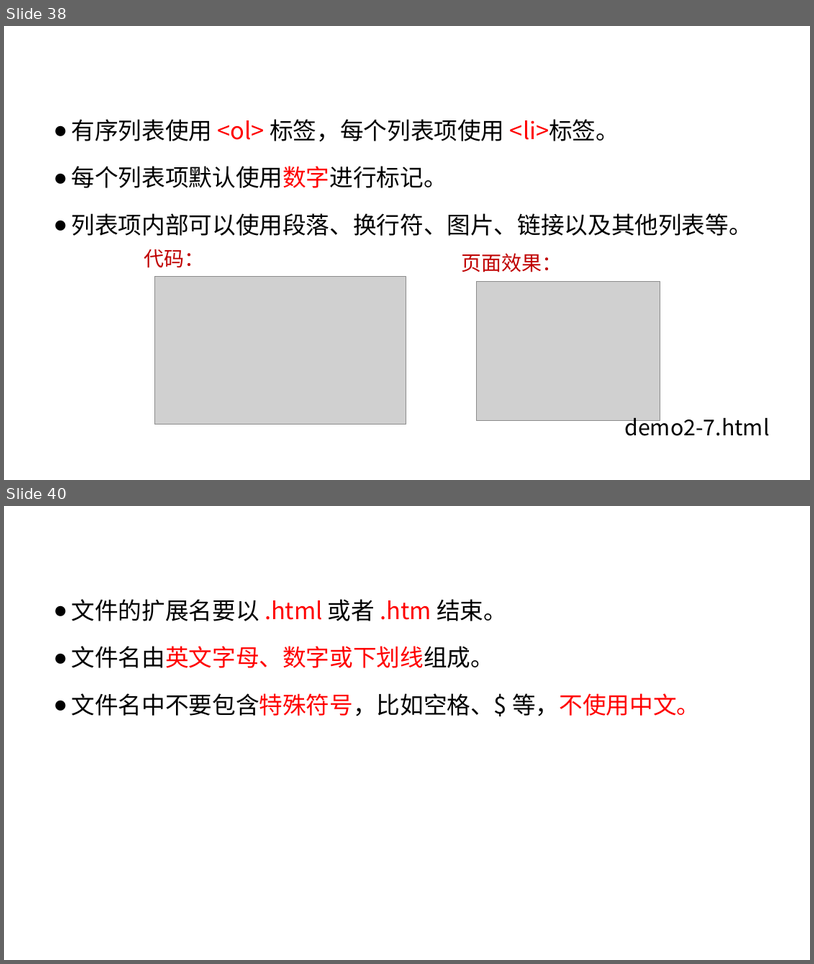
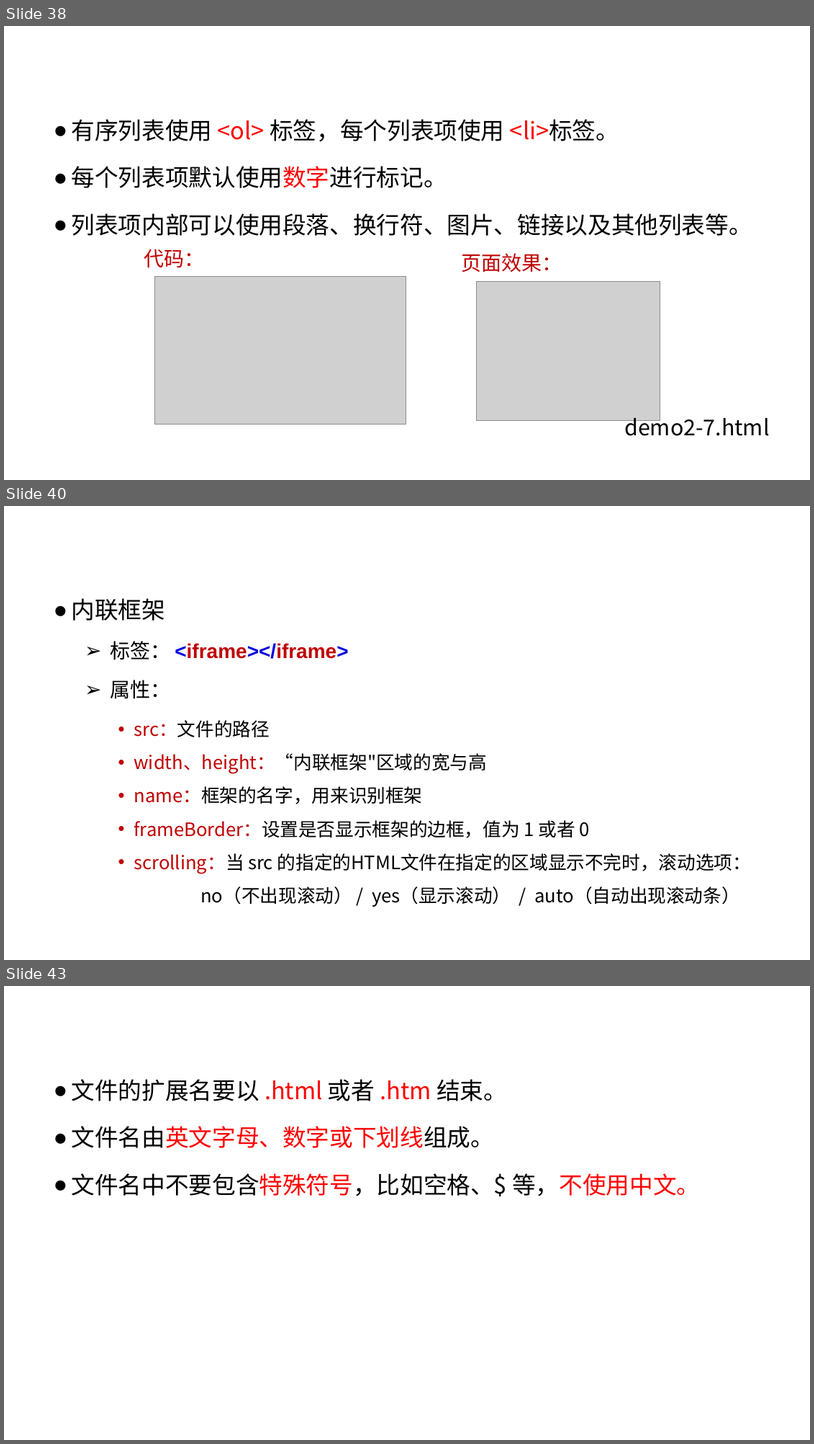
Before and after one commit to edu2act/course-web1, a slide deck: materials/slides/ch02-htmlBasic1.pptx. Shown one above the other, each under a label of ours: slides 38 and 40 before the commit, slides 38, 40 and 43 after it; the slides between them are not shown. The pictures are 814x964 and 814x1444 pixels, drawn with LibreOffice and Linux fonts; fonts in the diff are those of the drawing; grey boxes stand for pictures; background and template pictures are left out. Boxes give left, top, right and bottom in pixels: in the first picture for what was removed or moved away, otherwise in the second. Text is boxed around its words. In the diff, an @@ line names an element or a change of style, - is before the commit and + after.

```diff
--- a/materials/slides/ch02-htmlBasic1.pptx
+++ b/materials/slides/ch02-htmlBasic1.pptx
@@ slide 40 added at (4, 506, 810, 960), background #FFFFFF; not listed: 2 template elements that a slide beside it also shows @@
@@ title added at (72, 598, 170, 699), 36 pt, text #FFFFFF @@
+内联框架属性
@@ text added at (110, 641, 751, 906), 22 pt, text #000000 @@
+● 内联框架
+  ➢ 标签： <iframe></iframe>
+  ➢ 属性：
+    • src：文件的路径
+    • width、height：“内联框架"区域的宽与高
+    • name：框架的名字，用来识别框架
+    • frameBorder：设置是否显示框架的边框，值为 1 或者 0
+    • scrolling：当 src 的指定的HTML文件在指定的区域显示不完时，滚动选项：
+    no（不出现滚动） / yes（显示滚动） / auto（自动出现滚动条）
@@ what was slide 40 is now slide 43 @@
```
Also in this commit, not shown: 9 slides changed, 2 other slides added, 9 other files.
